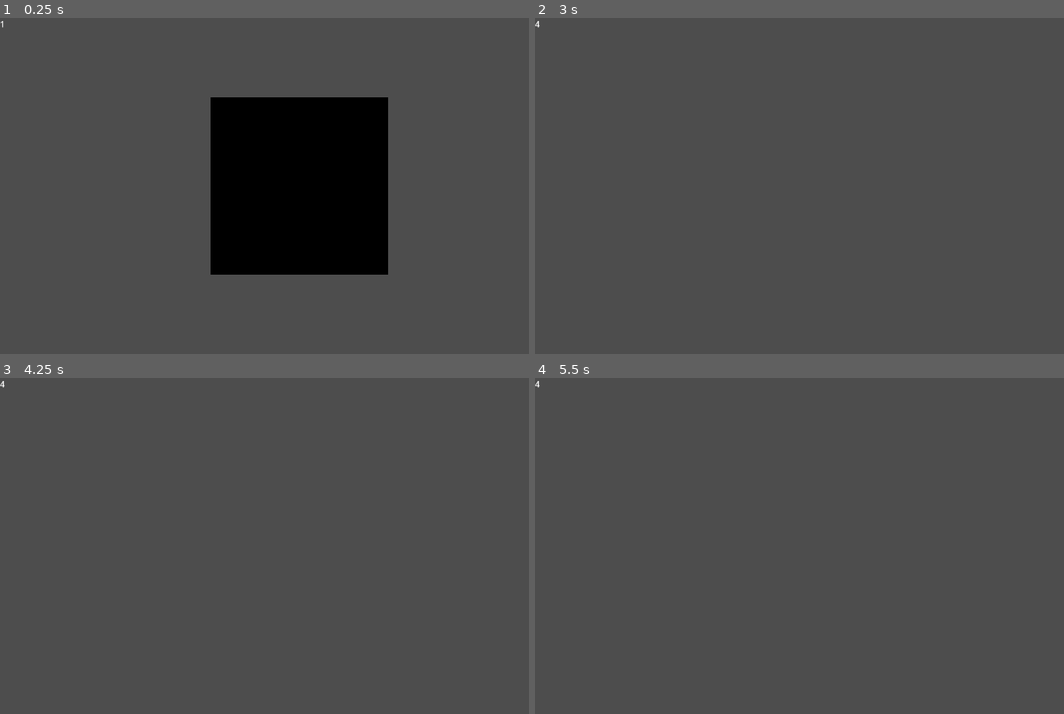
Above: before the commit, frames 1-4 (two rows, left to right).
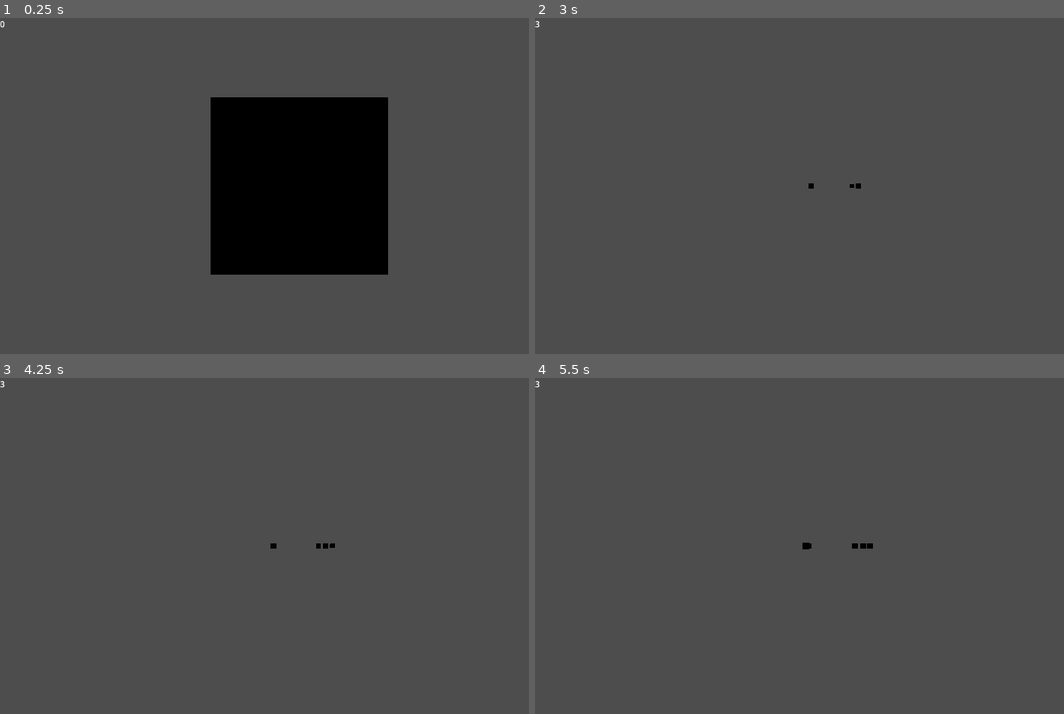
Above: after the commit, the same moments.

Repository: JulesFouchy/ATTENTION-CACTUS-DEVANT
Game: Godot game, scene res://Scenes/level.tscn
The game is run twice, just before and just after one commit, with the same random seed, the same clock (stepped at 60 frames per second) and the same inputs.
Inputs:
- Up to frame 1 (0.25 s): no input
- Up to frame 2 (3 s): tap Enter at 2 s; tap Space at 2.75 s
- Up to frame 3 (4.25 s): tap Enter at 3.5 s
- Up to frame 4 (5.5 s): tap Space at 4.25 s

The runs differ from the first frame. In frame 1, less than 0.1% of the frame differs, in the area x 0-1%, y 0-3%; in frame 2, less than 0.1%; in frame 3, less than 0.1%; in frame 4, 0.1%, in the area x 0-64%, y 0-52%.

Commit message:
[level] spawn obstacles + [obstacle] destroy obstacle

Diff:
--- a/Scenes/level.tscn
+++ b/Scenes/level.tscn
@@ -22,3 +22,8 @@
 [node name="CanvasLayer" type="CanvasLayer" parent="." unique_id=80694050]
 
 [node name="Gui" parent="CanvasLayer" unique_id=1184162246 instance=ExtResource("4_8c0lf")]
+
+[node name="Timer" type="Timer" parent="." unique_id=1872439113]
+wait_time = 5.0
+
+[connection signal="timeout" from="Timer" to="." method="_on_timer_timeout"]
--- a/Scripts/level.gd
+++ b/Scripts/level.gd
@@ -1,5 +1,17 @@
 extends Node3D
 var obstacle_scene: PackedScene = preload("res://Scenes/obstacle.tscn")
 
+@export var x_spawn : float = 50.
+@export var y_spawn : float = 10.
+@export var TimeInSeconds : float = 1.
+
+func spawn_obstacle()-> void:
+	var obstacle_to_spawn = obstacle_scene.instantiate()
+	add_child(obstacle_to_spawn)
+	obstacle_to_spawn.set_global_position(Vector3(x_spawn,0. , randf_range(-y_spawn, y_spawn)))
+
 func _ready() -> void:
-	add_child(obstacle_scene.instantiate())
+	$Timer.start(TimeInSeconds)
+
+func _on_timer_timeout():
+	spawn_obstacle()
--- a/Scripts/obstacle.gd
+++ b/Scripts/obstacle.gd
@@ -5,6 +5,8 @@
 
 func _process(delta: float) -> void:
 	translate(Vector3(-delta * speed, 0, 0))
+	if position.x < -10.:
+		queue_free()
 
 func _on_area_3d_area_entered(area: Area3D) -> void:
 	State.score += 1
